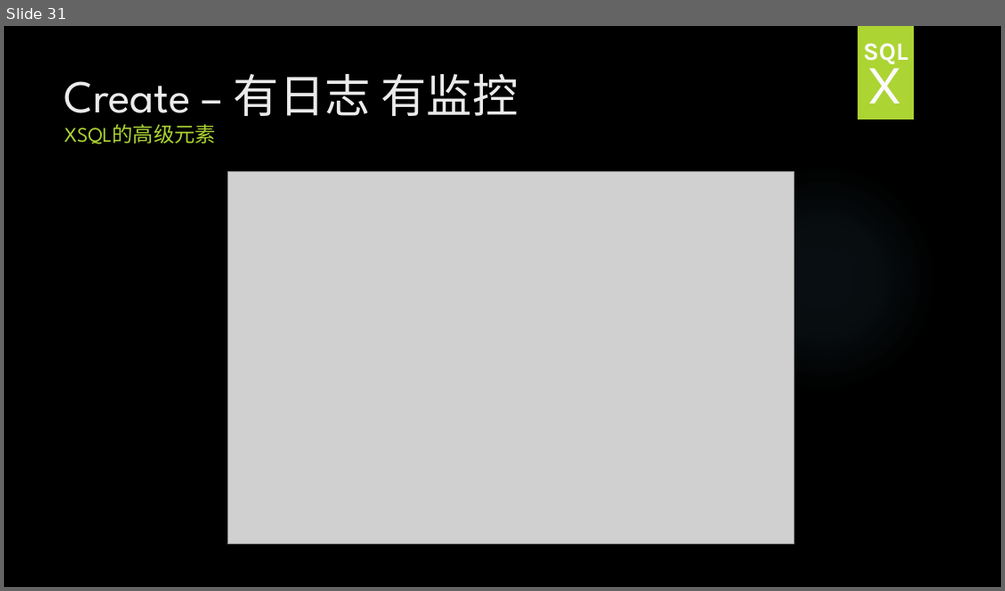
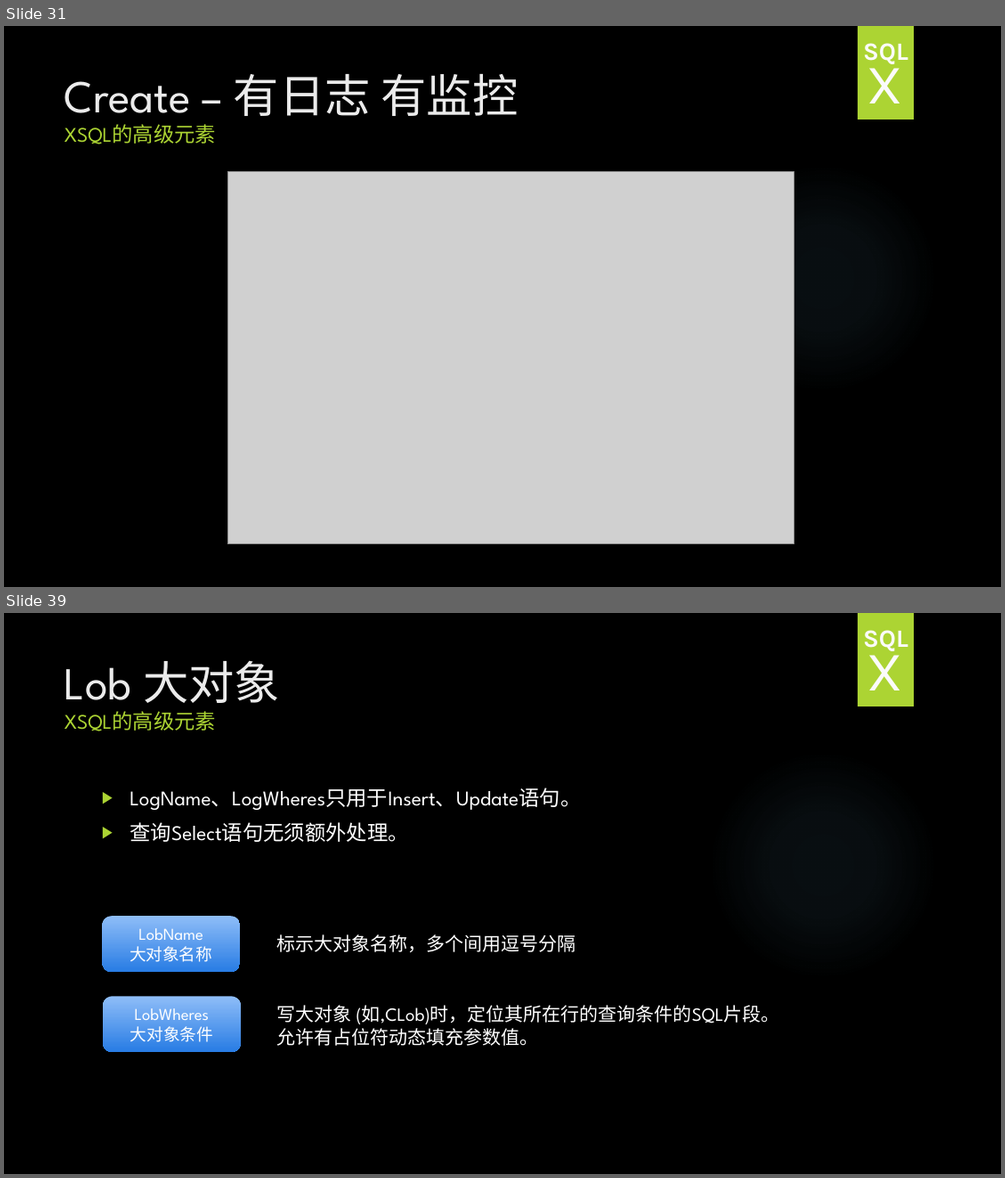
Before and after one commit to HY-ZhengWei/hy.common.XJava, a slide deck: doc/XSQL技术交流.pptx. Shown one above the other, each under a label of ours: slide 31 before the commit, slides 31 and 39 after it; the slides between them are not shown. The pictures are 1005x591 and 1005x1178 pixels, drawn with LibreOffice and Linux fonts; fonts in the diff are those of the drawing; grey boxes stand for pictures; background and template pictures are left out. Boxes give left, top, right and bottom in pixels: in the first picture for what was removed or moved away, otherwise in the second. Text is boxed around its words. In the diff, an @@ line names an element or a change of style, - is before the commit and + after.

```diff
--- a/doc/XSQL技术交流.pptx
+++ b/doc/XSQL技术交流.pptx
@@ slide 39 added at (x1=4, y1=613, x2=1001, y2=1174), background picture (left out); not listed: 2 template elements that a slide beside it also shows @@
@@ text added at (x1=863, y1=630, x2=908, y2=651), 24 pt, text pattern #EBEBEB on #FBFBFB, bold @@
+SQL
@@ title added at (x1=65, y1=660, x2=280, y2=731), 20 pt, text #ACD433 @@
+Lob 大对象
+XSQL的高级元素
@@ text added at (x1=867, y1=640, x2=903, y2=690), 54 pt, text pattern #EBEBEB on #FBFBFB @@
+X
@@ text added at (x1=129, y1=787, x2=581, y2=842), 20 pt, text #FFFFFF @@
+▶ LogName、LogWheres只用于Insert、Update语句。
+▶ 查询Select语句无须额外处理。
@@ rounded rectangle added at (x1=103, y1=916, x2=241, y2=972), fill gradient #8FBDF8 to #287DE4, 16 pt, text #FFFFFF @@
+LobName
+大对象名称
@@ text added at (x1=277, y1=934, x2=576, y2=952), 18 pt, text #FFFFFF @@
+标示大对象名称，多个间用逗号分隔
@@ rounded rectangle added at (x1=103, y1=996, x2=241, y2=1052), fill gradient #8FBDF8 to #287DE4, 16 pt, text #FFFFFF @@
+LobWheres
+大对象条件
@@ text added at (x1=277, y1=1005, x2=779, y2=1046), 18 pt, text #FFFFFF @@
+写大对象 (如,CLob)时，定位其所在行的查询条件的SQL片段。
+允许有占位符动态填充参数值。
```
Also in this commit, not shown: 4 slides changed, 9 other slides added.
